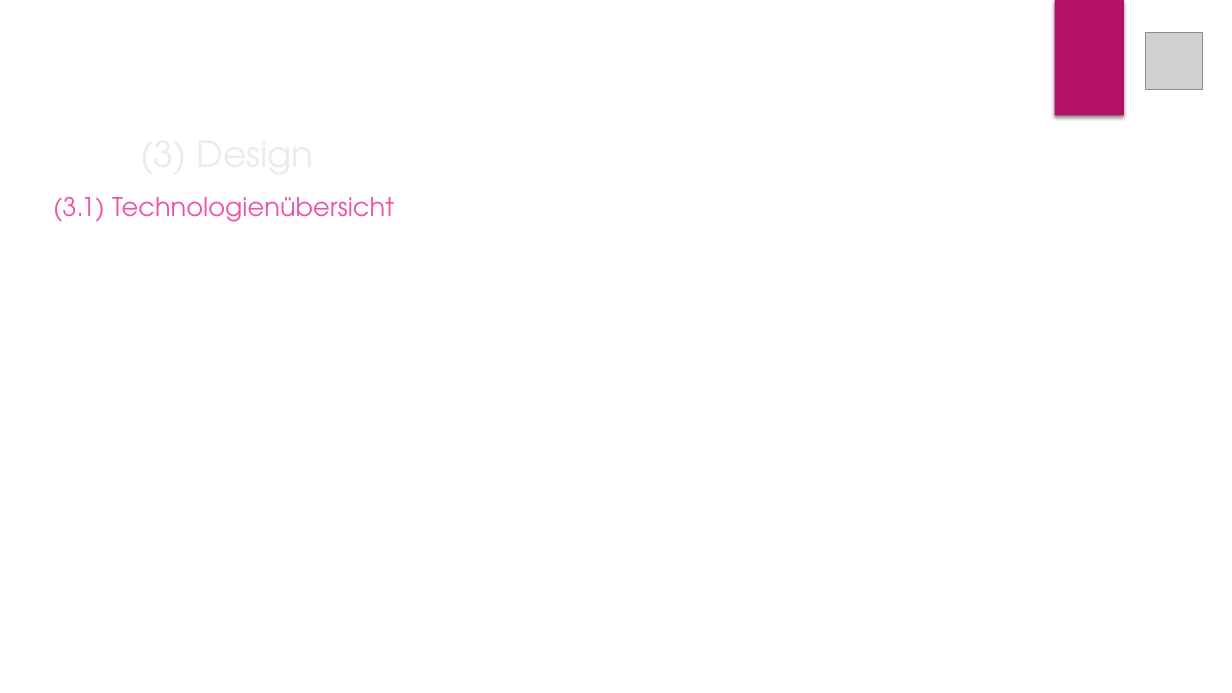
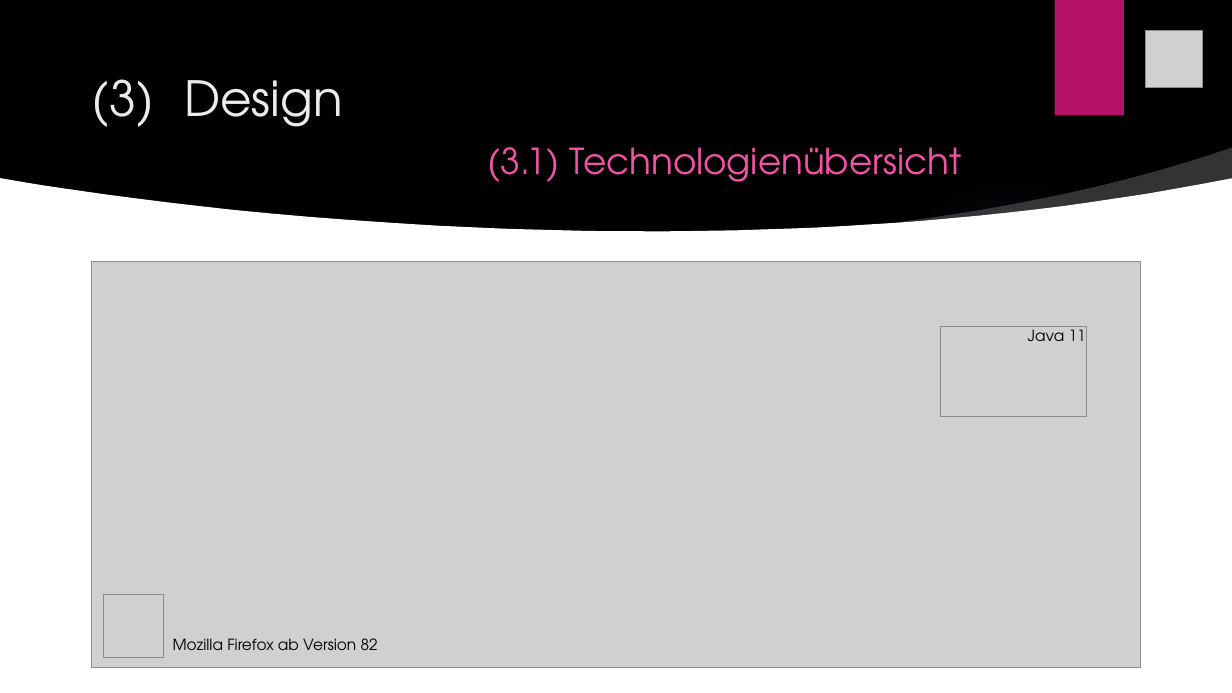
Before and after one commit to hejo221/swt20w37, a slide deck: slide 6 of LaBouteillePräsentation/LaBouteille.pptx (slide 5 before the commit). Drawn at 1232x693 pixels with LibreOffice and Linux fonts; fonts in the diff are those of the drawing; grey boxes stand for pictures; background and template pictures are left out. Boxes give left, top, right and bottom in pixels: in the first picture for what was removed or moved away, otherwise in the second. Text is boxed around its words. In the diff, an @@ line names an element or a change of style, - is before the commit and + after.

```diff
--- a/LaBouteillePräsentation/LaBouteille.pptx
+++ b/LaBouteillePräsentation/LaBouteille.pptx
@@ freeform shape removed at [399,0,456,375] @@
@@ rectangle removed at [1055,0,1124,116] @@
@@ rectangle added at [1055,0,1124,116], fill #B31166 @@
@@ title "(3) Design (3.1) Technologienübersicht": place and size @@
-title "(3) Design (3.1) Technologienübersicht" at [53,196,394,222]
+title "(3) Design (3.1) Technologienübersicht" at [92,79,962,182]
@@ title "(3) Design (3.1) Technologienübersicht" at [92,79,962,182]: size 28 to 37.8 pt in "(3) Design"; size 20 to 27.9 pt in "(3.1) Technologienübersicht"; alignment centre to left; line spacing 1.5 to 1; vertical alignment middle to top @@
@@ freeform shape added at [882,148,1232,231], fill #FFFFFF at 20% opacity @@
@@ freeform shape: place and size @@
-freeform shape at [421,0,1232,693]
+freeform shape at [0,178,1232,461]
@@ picture added at [91,262,1141,668] @@
@@ picture added at [941,327,1087,417] @@
@@ text added at [1028,326,1086,341], 12 pt, text #000000 @@
+Java 11
@@ rectangle added at [0,396,1232,693], fill #FFFFFF @@
@@ picture added at [103,594,164,657] @@
@@ text added at [173,638,378,650], 12 pt, text #000000 @@
+Mozilla Firefox ab Version 82
```
Also in this commit, not shown: 1 other slide changed, 1 slide added, 2 slides removed, 1 other file.
